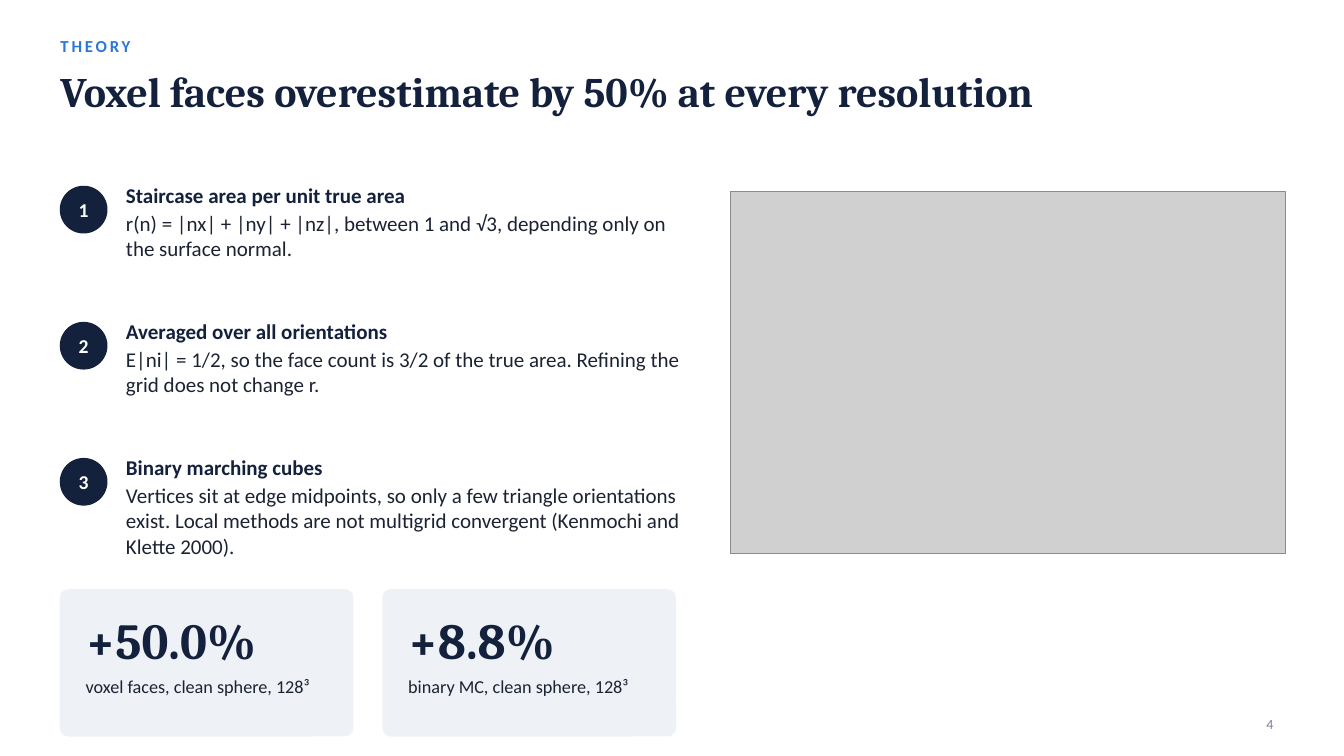
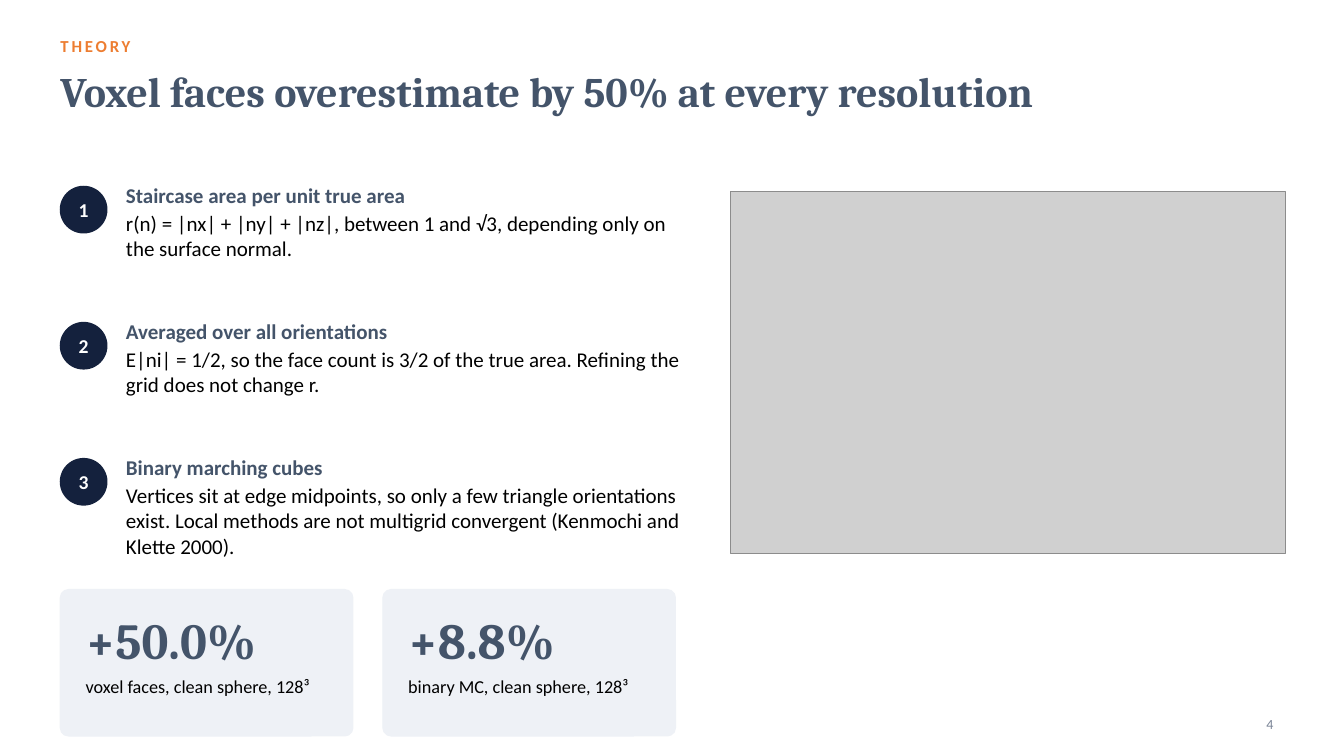
Before and after one commit to manasj756/AI-Based-3D-Surface-Area-Estimation, a slide deck: slide 4 of slides/Project51_ManasJain.pptx. Drawn at 1344x756 pixels with LibreOffice and Linux fonts; fonts in the diff are those of the drawing; grey boxes stand for pictures. Boxes give left, top, right and bottom in pixels: in the first picture for what was removed or moved away, otherwise in the second. Text is boxed around its words. In the diff, an @@ line names an element or a change of style, - is before the commit and + after.

```diff
--- a/slides/Project51_ManasJain.pptx
+++ b/slides/Project51_ManasJain.pptx
@@ text "THEORY" at (60,41,130,52): text colour #2A78D6 to #ED7D31 @@
@@ text "Staircase area per unit true ..." at (126,188,666,256): text colour #14213D to #44546A in "Staircase area per unit true area"; text colour #1B2333 to #000000 in "r(n) = |nx| + |ny| + |nz|, ..." @@
@@ text "Averaged over all orientations" at (126,324,679,396): text colour #14213D to #44546A in "Averaged over all orientations"; text colour #1B2333 to #000000 in "E|ni| = 1/2, so the face count ..." @@
@@ text "Binary marching cubes" at (126,460,679,557): text colour #14213D to #44546A in "Binary marching cubes"; text colour #1B2333 to #000000 in "Vertices sit at edge midpoints, so only ..." @@
@@ text colour #14213D to #44546A in 3 elements at (60,77,1033,116), (86,625,257,661), (408,625,555,661) @@
@@ text "voxel faces, clean sphere, 128³" at (86,679,310,696): text colour #1B2333 to #000000 @@
@@ text "binary MC, clean sphere, 128³" at (408,679,629,696): text colour #1B2333 to #000000 @@
```
Also in this commit, not shown: 15 other slides changed, 47 other files.
